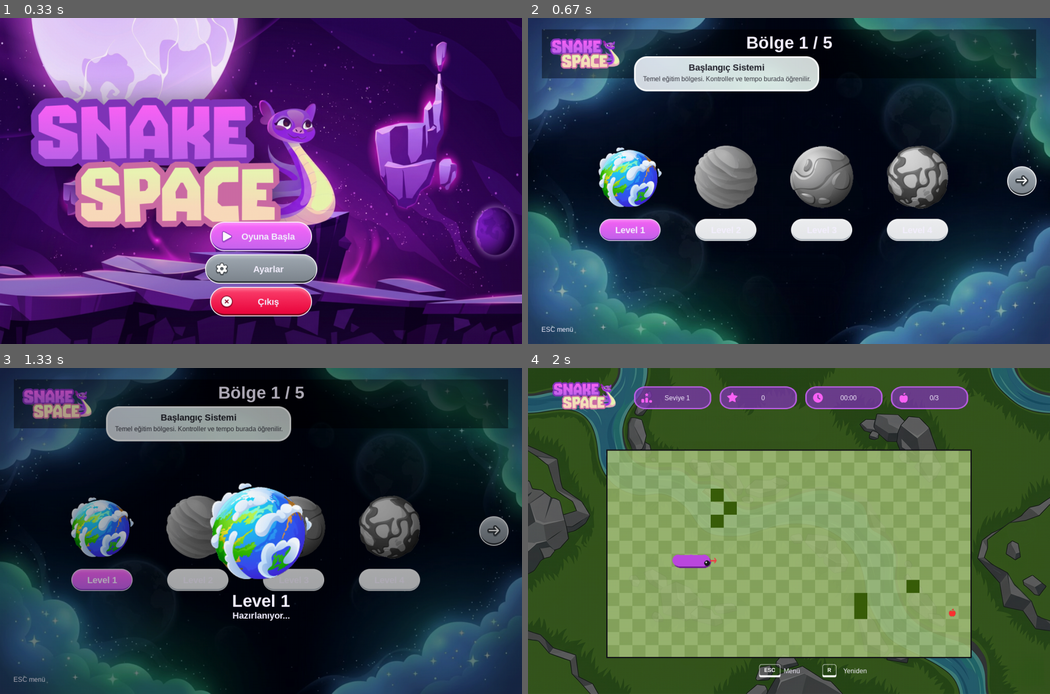
Above: before the commit, frames 1-4 (two rows, left to right).
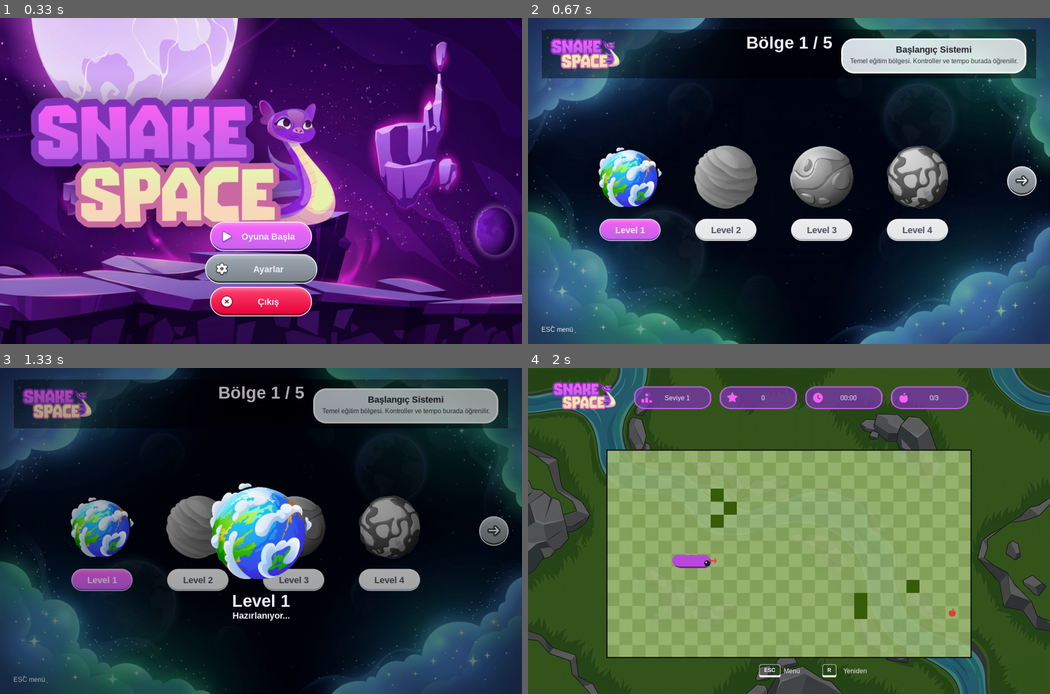
Above: after the commit, the same moments.

Repository: Orkunfbdev/Snake-Space-Pygame-Proje
Game: pygame game, started from main.py
Same seed, same stepped clock (60 frames per second), same inputs: the game is played once before the commit and once after it.
Inputs (mouse positions are in pixels of both pictures, inside the frame that each line leads up to):
- Up to frame 1 (0.33 s): no input
- Up to frame 2 (0.67 s): click "Oyuna Başla" at 0.38 s
- Up to frame 3 (1.33 s): click (99, 527) at 0.83 s
- Up to frame 4 (2 s): no input

Frame 1 is identical in both runs. In frame 2, 7.7% of the frame differs, in the area x 20-96%, y 6-67%; in frame 3, 7.7%; in frame 4, less than 0.1%.

Commit message:
Improve level menu readability

Diff:
--- a/oyun.py
+++ b/oyun.py
@@ -369,7 +369,7 @@
         self.ekran.blit(self.a.fixed("logo_main.png", (170, 75)), (55, 50))
         self.yazi(f"Bölge {self.region} / 5", self.buyuk, BEYAZ, (W // 2, 60))
         panel = self.a.region(self.region, f"ui_panel_region_{self.region}_info.png")
-        panel_rect = panel.get_rect(topleft=(260, 94))
+        panel_rect = panel.get_rect(topright=(W - 58, 50))
         self.ekran.blit(panel, panel_rect)
         baslik, aciklama = BOLGELER[self.region]
         self.yazi(baslik, self.font, (35, 35, 45), (panel_rect.centerx, panel_rect.y + 27))
@@ -384,9 +384,10 @@
             rect = gezegen.get_rect(center=(x, 390))
             self.ekran.blit(gezegen, rect)
             self.level_rects.append((level, rect.inflate(20, 20)))
-            etiket = self.a.fixed("ui_label_bg_active.png" if level == self.acik_level else "ui_label_bg.png", (150, 54))
+            acik = level <= self.acik_level
+            etiket = self.a.fixed("ui_label_bg_active.png" if acik else "ui_label_bg.png", (150, 54))
             self.ekran.blit(etiket, etiket.get_rect(center=(x, 520)))
-            self.yazi(f"Level {level}", self.font, BEYAZ, (x, 520))
+            self.yazi(f"Level {level}", self.font, BEYAZ if acik else (78, 78, 92), (x, 520))
         self.next_region_rect = pygame.Rect(W - 105, H // 2 - 36, 72, 72)
         self.ekran.blit(self.a.fixed("btn_bg_round_gray.png", (72, 72)), self.next_region_rect)
         self.ekran.blit(self.a.fixed("icon_arrow_right.png", (32, 28)), (W - 85, H // 2 - 14))
Not shown, changed: SnakeSpace.exe
